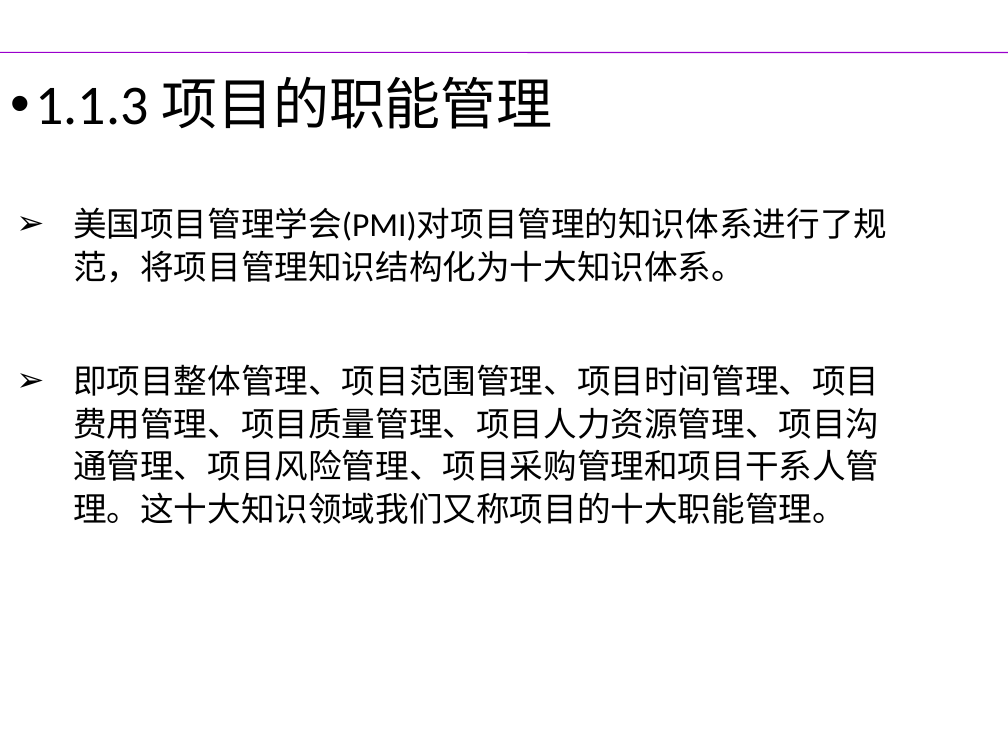
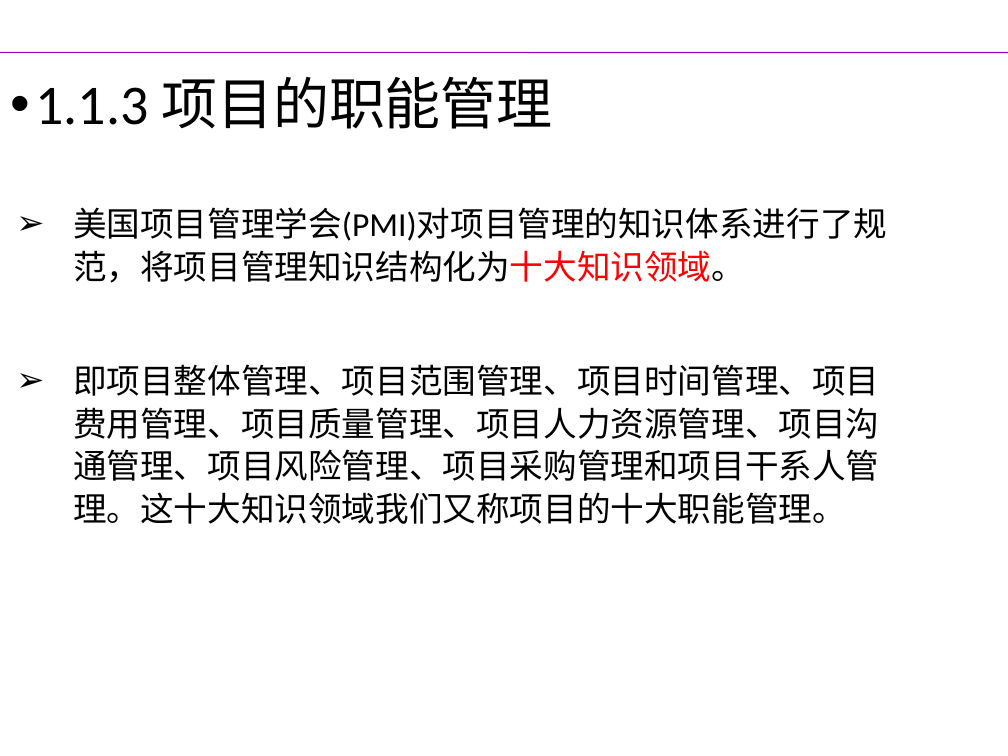
Before and after one commit to yanghui58/project_manager, a slide deck: slide 16 of 第1章 信息系统项目的特点与规划.pptx (slide 15 before the commit). Drawn at 1008x756 pixels with LibreOffice and Linux fonts; fonts in the diff are those of the drawing; background and template pictures are left out. Boxes give left, top, right and bottom in pixels: in the first picture for what was removed or moved away, otherwise in the second. Text is boxed around its words. In the diff, an @@ line names an element or a change of style, - is before the commit and + after.

```diff
--- a/第1章 信息系统项目的特点与规划.pptx
+++ b/第1章 信息系统项目的特点与规划.pptx
@@ text at <box>73,207,887,283</box>: text changed @@
-➢ 美国项目管理学会(PMI)对项目管理的知识体系进行了规范，将项目管理知识结构化为十大知识体系。
+➢ 美国项目管理学会(PMI)对项目管理的知识体系进行了规范，将项目管理知识结构化为十大知识领域。
```
Also in this commit, not shown: 16 other slides changed, 2 slides added, 1 other file.
